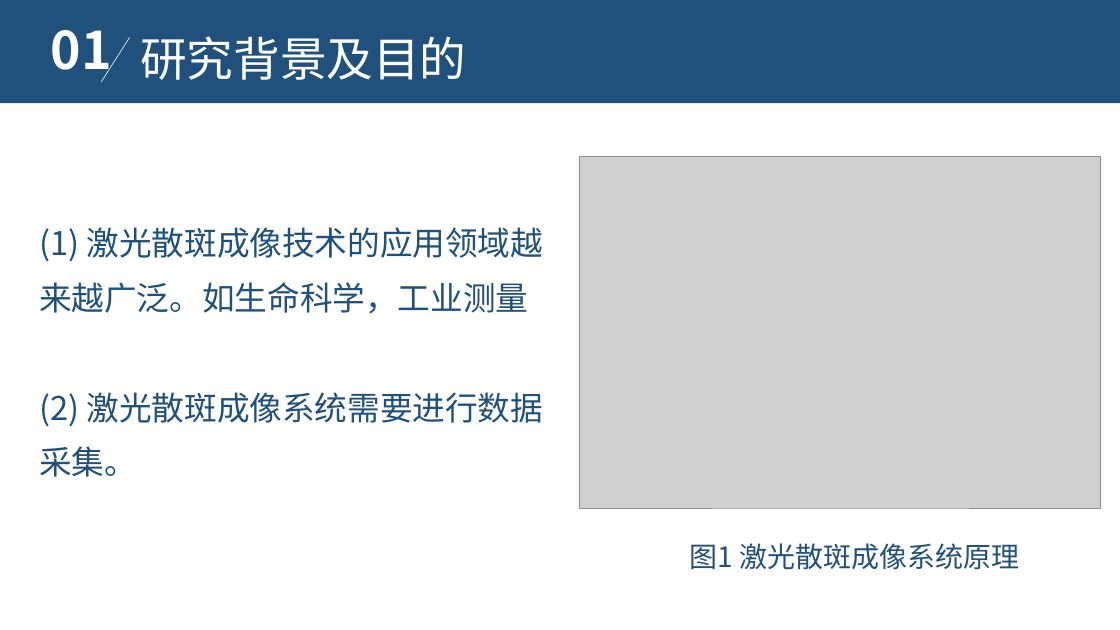
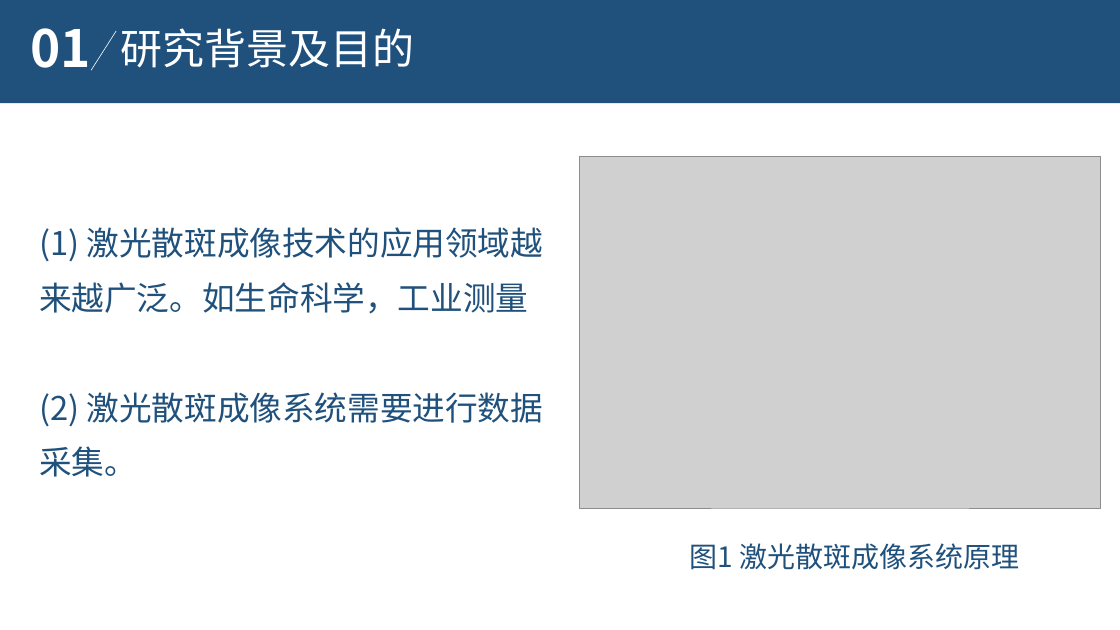
Before and after one commit to aihes/PylonCamera, a slide deck: slide 3 of paper/激光散斑系统CCD相机数据采集控制软件设计.ppt (slide 4 before the commit). Drawn at 1120x630 pixels with LibreOffice and Linux fonts; fonts in the diff are those of the drawing; grey boxes stand for pictures; background and template pictures are left out. Boxes give left, top, right and bottom in pixels: in the first picture for what was removed or moved away, otherwise in the second. Text is boxed around its words. In the diff, an @@ line names an element or a change of style, - is before the commit and + after.

```diff
--- a/paper/激光散斑系统CCD相机数据采集控制软件设计.ppt
+++ b/paper/激光散斑系统CCD相机数据采集控制软件设计.ppt
@@ text "01": place and size @@
-text "01" at [51,30,112,82]
+text "01" at [31,28,92,70]
@@ text "01" at [31,28,92,70]: size 44.4 to 44 pt; line spacing 0.8 to 0.9 @@
@@ text "研究背景及目的": place and size @@
-text "研究背景及目的" at [140,36,466,80]
+text "研究背景及目的" at [121,28,415,68]
@@ text "研究背景及目的" at [121,28,415,68]: size 40 to 36 pt @@
@@ line moved from (129, 38) - (101, 82) to (116, 31) - (91, 71) @@
```
Also in this commit, not shown: 9 other slides changed, 2 slides added, 7 slides removed, 4 other files.
